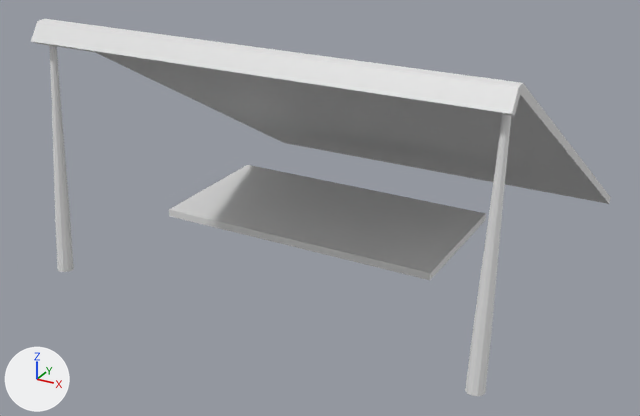
Two versions of the FBX model Assets/Meshes/Buildings/bld_BasicShelter.fbx, one commit apart.
Before and after are seen from a 50 mm camera at (3.18, -6.53, 3.35) aimed at (-0.14, -0.49, 0.34). The axes (+X, +Y, +Z) are drawn at lower left. The lights are the same throughout. Where no turn or scale is listed for an object, it has been applied to the vertices.
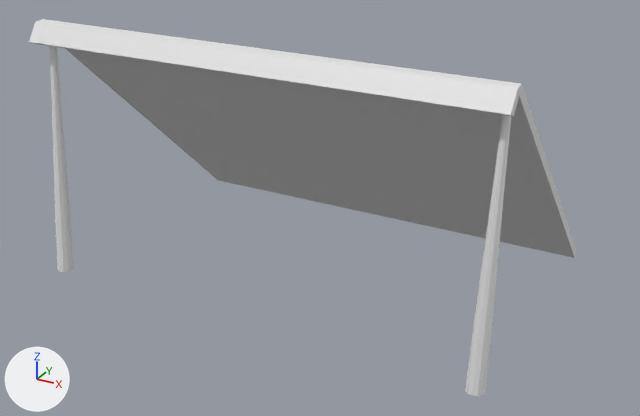
The newer file is also turned or shifted as a whole; pictures and numbers use the older file's frame.

Where the change shows, as pixel boxes (x1, y1, x2, y2) in the pictures (640 x 416 px; the box of a moved part takes in the faces that stretch with it):
'Cube.001', reshaped (29% taller): before (31, 19, 611, 204); after (29, 19, 576, 258)
'Cube', deleted: before (169, 165, 486, 280)
part 1 of me_cube_001, moved or reshaped: before (95, 52, 610, 204); after (66, 49, 576, 258)
'Cylinder.009', unchanged, covered by the edit: before (49, 45, 74, 272)

The change, as a diff of the scene's bpy script:
```diff
--- a/Assets/Meshes/Buildings/bld_BasicShelter.fbx.py
+++ b/Assets/Meshes/Buildings/bld_BasicShelter.fbx.py
@@ me_cube_001 @@
 me_cube_001.from_pydata(...)  # 14 vertices, 13 faces; spans x -1.83..1.83, y -1.85..1.75, z -0.05..1.98
 # used by ob_cube_001; location = (0.0, 0.0, 0.0)
+# me_cube_001 part 1: all 4 vertices in x -1.83..1.83, y 1.72..1.75, z -0.05..0.0 are moved by (0.0, -1.32, 0.0)
@@ ob_cube @@
-ob_cube = bpy.data.objects.new('Cube', me_cube_003)
-ob_cube.location = (0.0, 0.0, 0.0)
```
